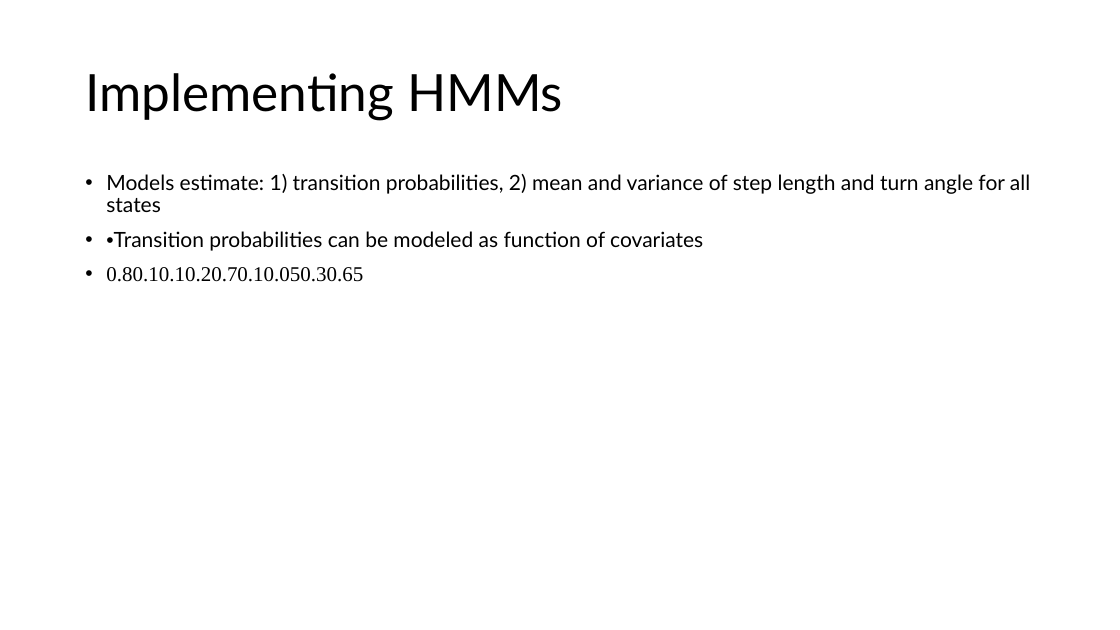
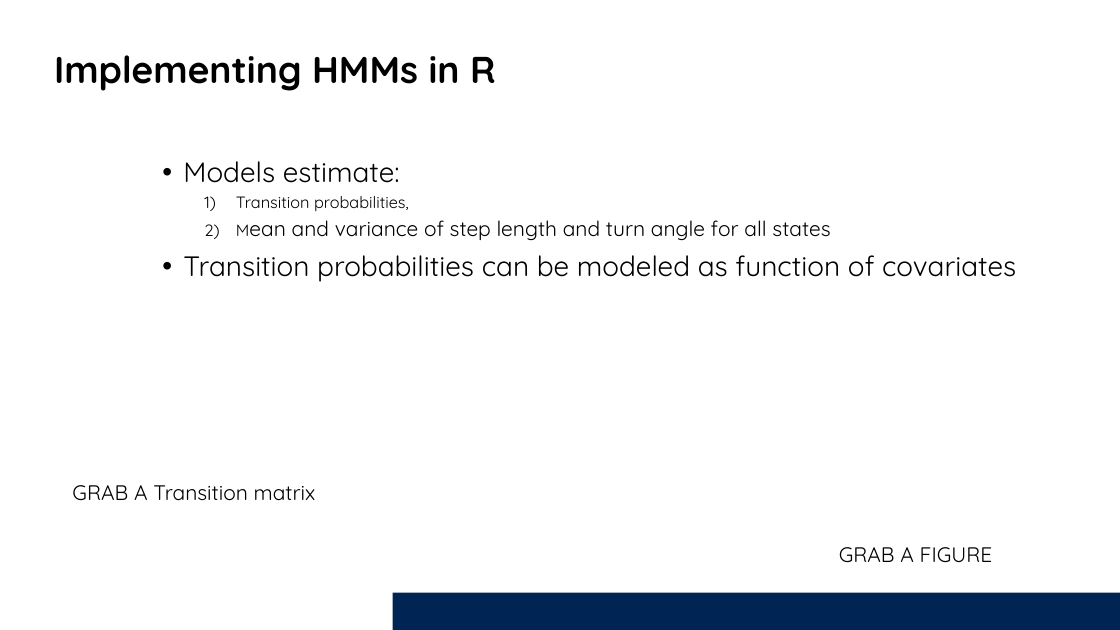
Before and after one commit to Smithsonian/Introduction_HMM, a slide deck: slide 6 of Presentation/IntroAnimalMovements_HMMs.pptx. Drawn at 1120x630 pixels with LibreOffice and Linux fonts; fonts in the diff are those of the drawing; background and template pictures are left out. Boxes give left, top, right and bottom in pixels: in the first picture for what was removed or moved away, otherwise in the second. Text is boxed around its words. In the diff, an @@ line names an element or a change of style, - is before the commit and + after.

```diff
--- a/Presentation/IntroAnimalMovements_HMMs.pptx
+++ b/Presentation/IntroAnimalMovements_HMMs.pptx
@@ text at (54, 55, 496, 91): text changed; size 44 to 32 pt; font Lato to Quicksand; bold on @@
-Implementing HMMs
+Implementing HMMs in R
@@ text at (183, 161, 1016, 282): text changed; size 18 to 24 pt; font Lato to Quicksand @@
-• Models estimate: 1) transition probabilities, 2) mean and variance of step length and turn angle for all states
-• •Transition probabilities can be modeled as function of covariates
-• 0.80.10.10.20.70.10.050.30.65
+• Models estimate:
+  1) Transition probabilities,
+  2) Mean and variance of step length and turn angle for all states
+• Transition probabilities can be modeled as function of covariates
@@ text added at (72, 485, 316, 501), 18 pt, text #000000 @@
+GRAB A Transition matrix
@@ text added at (839, 547, 993, 563), 18 pt, text #000000 @@
+GRAB A FIGURE
@@ rectangle added at (392, 593, 1120, 630), fill #002554 @@
```
Also in this commit, not shown: 15 other slides changed, 11 slides added, 11 slides removed.
